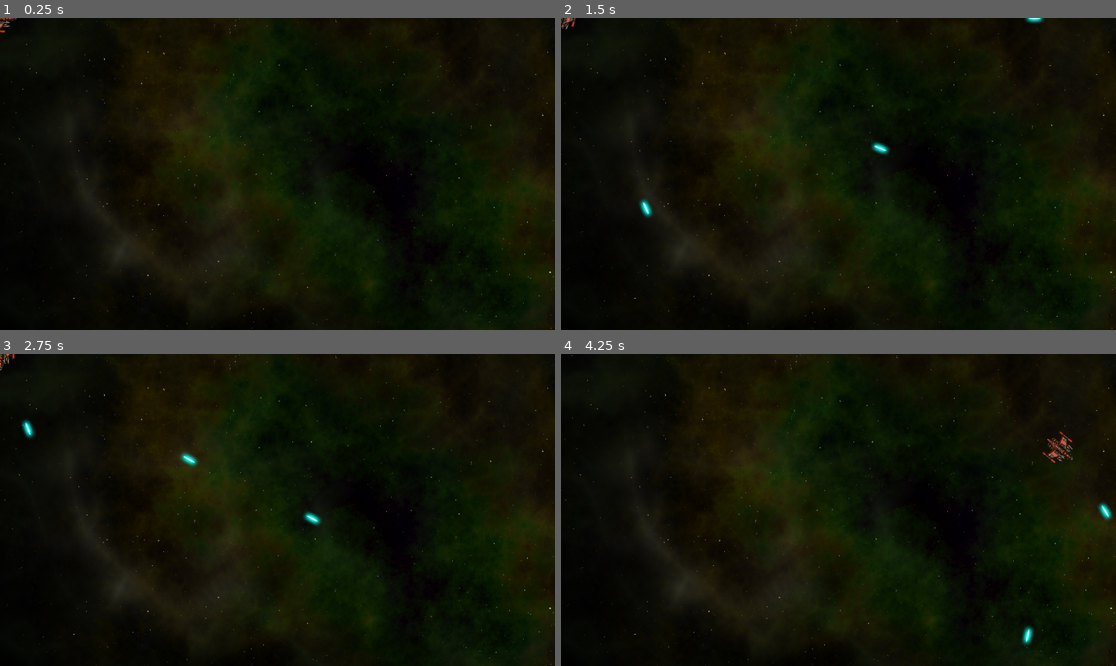
Above: before the commit, frames 1-4 (two rows, left to right).
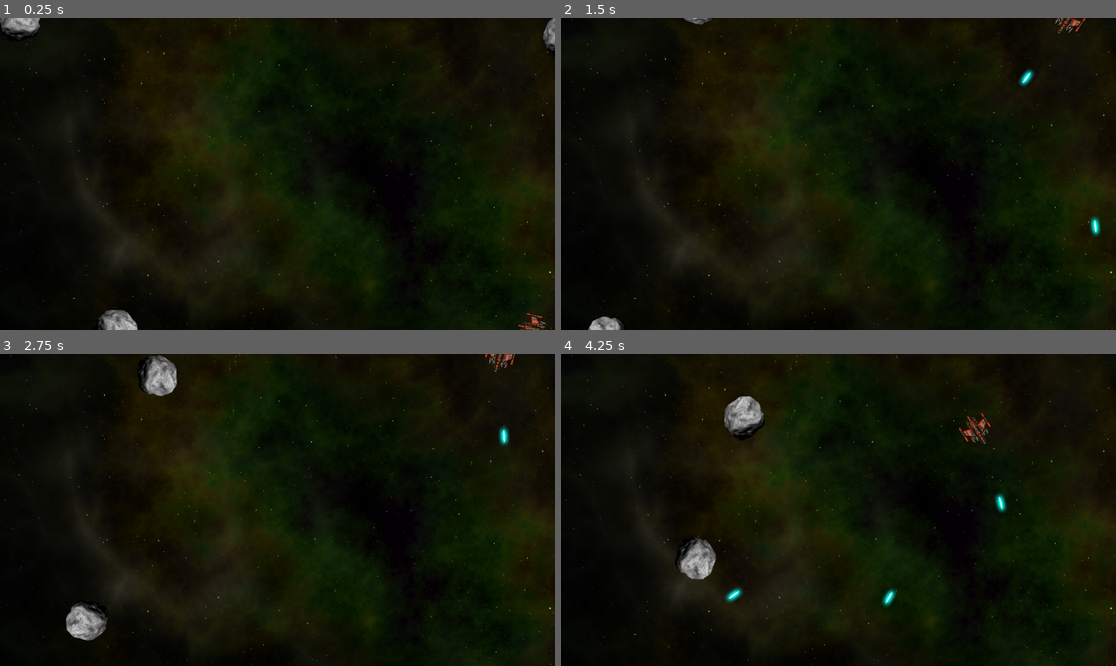
Above: after the commit, the same moments.

Repository: evgenicode/asteroids-2d-arcade
Game: Godot game, scene res://main/main.tscn
Two runs of this game, one before a commit and one after it. Both use one fixed random seed, a clock stepped at 60 frames per second and the inputs below.
Inputs:
- Up to frame 1 (0.25 s): no input
- Up to frame 2 (1.5 s): hold D (rotate_right) 0.53-1.28 s; hold Space (shoot) 0.53-1.28 s; hold A (rotate_left) from 1.28 s (still down); tap Space (shoot) at 1.35 s
- Up to frame 3 (2.75 s): release A (rotate_left) at 2.03 s; hold D (rotate_right) from 2.03 s (still down); hold Space (shoot) from 2.03 s (still down)
- Up to frame 4 (4.25 s): release D (rotate_right) at 2.78 s; release Space (shoot) at 2.78 s; hold W (thrust) 2.78-3.53 s; tap Space (shoot) at 2.85 s; hold A (rotate_left) from 3.53 s (still down); hold Space (shoot) from 3.53 s (still down)

The runs differ from the first frame. In frame 1, 1.0% of the frame differs, in the area x 0-100%, y 0-100%; in frame 2, 0.9%; in frame 3, 1.9%; in frame 4, 2.3%, in the area x 20-100%, y 13-94%.

Commit message:
instantiate rocks

Diff:
--- /dev/null
+++ b/main/main.gd
@@ -0,0 +1,21 @@
+extends Node
+
+@export var rock_scene : PackedScene
+
+var screensize = Vector2.ZERO
+
+func _ready():
+	screensize = get_viewport().get_visible_rect().size
+	for i in 3:
+		spawn_rock(3)
+
+func spawn_rock(size, pos=null, vel=null):
+	if pos == null:
+		$RockPath/RockSpawn.progress = randi()
+		pos = $RockPath/RockSpawn.position
+	if vel == null:
+		vel = Vector2.RIGHT.rotated(randf_range(0, TAU)) * randf_range(50, 125)
+	var r = rock_scene.instantiate()
+	r.screensize = screensize
+	r.start(pos, vel, size)
+	call_deferred("add_child", r)
--- a/main/main.tscn
+++ b/main/main.tscn
@@ -1,12 +1,28 @@
-[gd_scene load_steps=3 format=3 uid="uid://bpq83x1hih1xw"]
+[gd_scene load_steps=6 format=3 uid="uid://bpq83x1hih1xw"]
 
 [ext_resource type="Texture2D" uid="uid://ct34stl2s8hm8" path="res://assets/space_background.png" id="1_n8oha"]
+[ext_resource type="Script" path="res://main/main.gd" id="1_pej5c"]
 [ext_resource type="PackedScene" uid="uid://bywj8ucmg11r7" path="res://player/player.tscn" id="2_1k3lb"]
+[ext_resource type="PackedScene" uid="uid://cdi1tibpvgpto" path="res://rock/rock.tscn" id="2_p2stq"]
+
+[sub_resource type="Curve2D" id="Curve2D_fqqqr"]
+_data = {
+"points": PackedVector2Array(0, 0, 0, 0, 0, 0, 0, 0, 0, 0, 0, 0, 0, 0, 0, 0, 8, 8, 0, 0, 0, 0, 1144, 8, 0, 0, 0, 0, 1144, 632, 0, 0, 0, 0, 8, 632, 0, 0, 0, 0, 8, 8, 0, 0, 0, 0, 0, 0)
+}
+point_count = 8
 
 [node name="Main" type="Node"]
+script = ExtResource("1_pej5c")
+rock_scene = ExtResource("2_p2stq")
 
 [node name="Background" type="Sprite2D" parent="."]
 position = Vector2(732, 357)
 texture = ExtResource("1_n8oha")
 
 [node name="Player" parent="." instance=ExtResource("2_1k3lb")]
+
+[node name="RockPath" type="Path2D" parent="."]
+curve = SubResource("Curve2D_fqqqr")
+
+[node name="RockSpawn" type="PathFollow2D" parent="RockPath"]
+position = Vector2(-0.078125, -0.078125)
--- a/rock/Rock.gd
+++ b/rock/Rock.gd
@@ -13,7 +13,7 @@
 	radius = int($Sprite2D.texture.get_size().x / 2 * $Sprite2D.scale.x)
 	var shape = CircleShape2D.new()
 	shape.radius = radius
-	$CollisionShape2d.shape = shape
+	$CollisionShape2D.shape = shape
 	linear_velocity = _velocity
 	angular_velocity = randf_range(-PI, PI)
 
